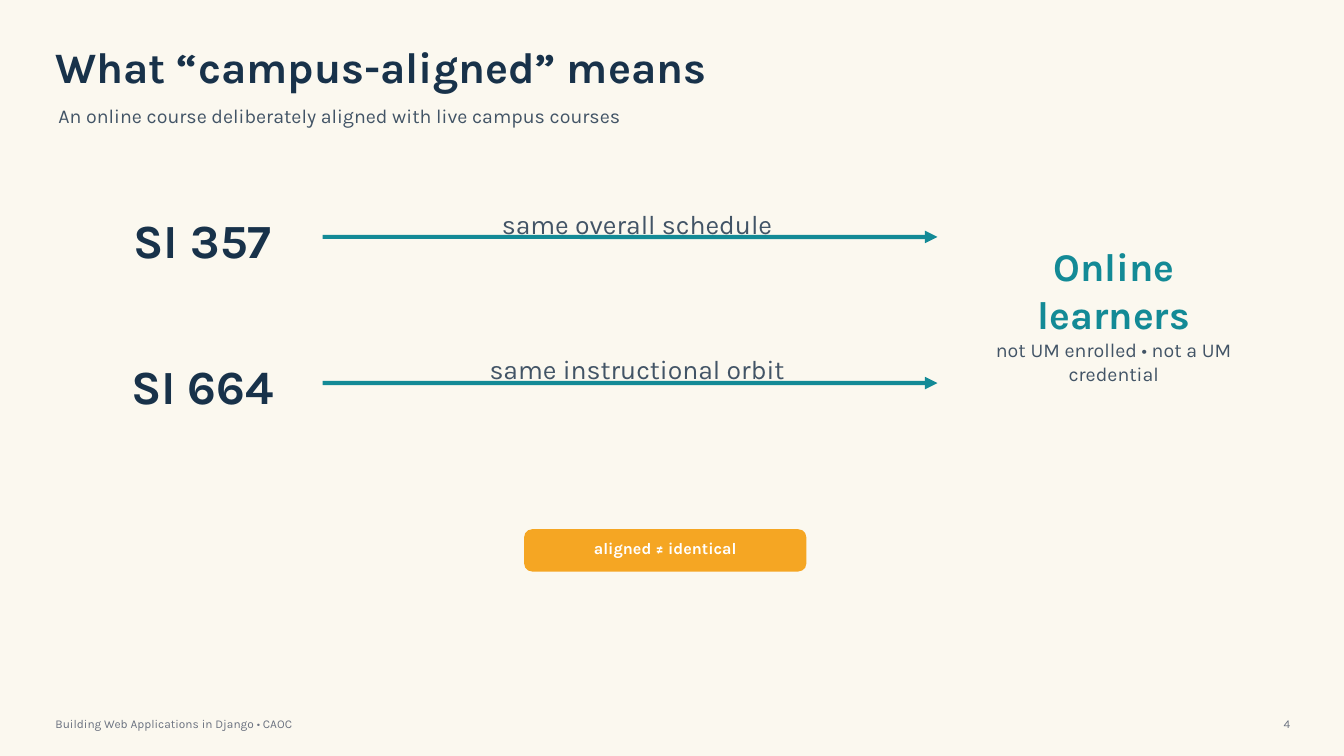
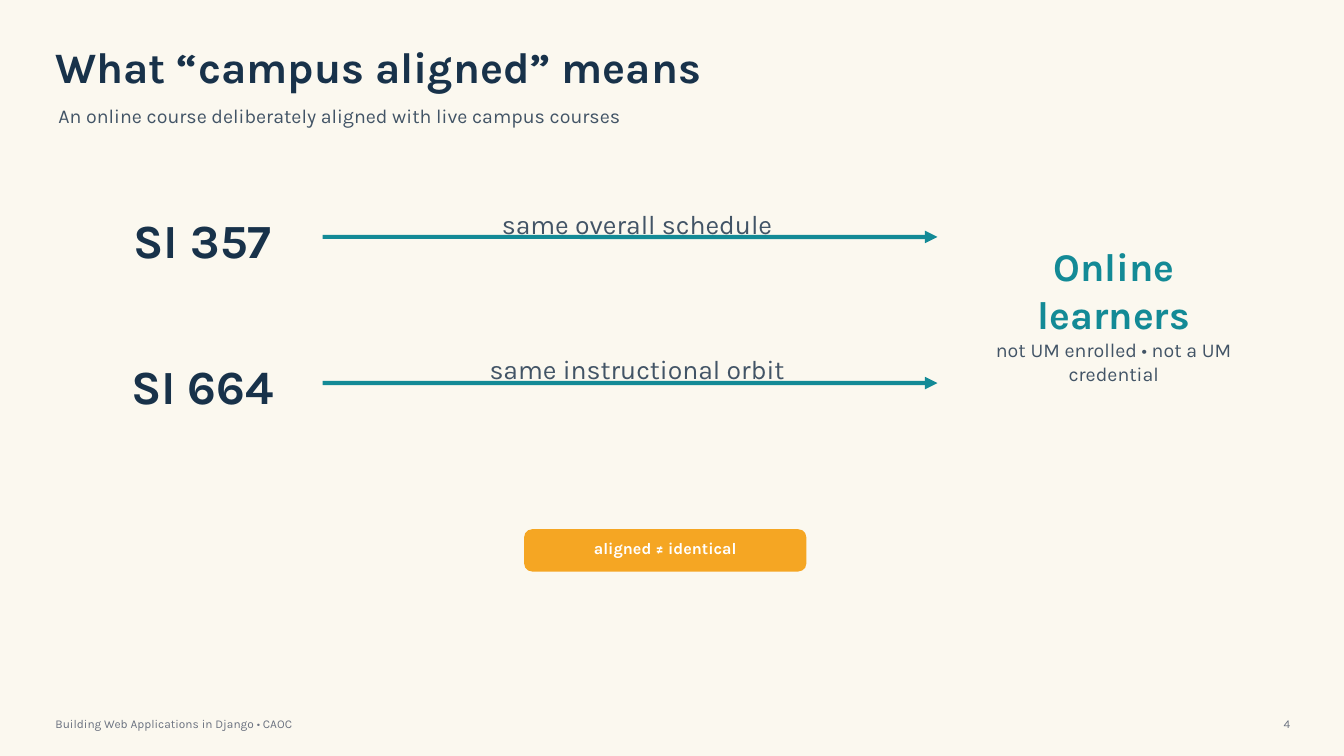
Before and after one commit to csev/dj4e, a slide deck: slide 4 of ali/Building_Web_Applications_Django_CAOC_Open_Course.pptx. Drawn at 1344x756 pixels with LibreOffice and Linux fonts; fonts in the diff are those of the drawing. Boxes give left, top, right and bottom in pixels: in the first picture for what was removed or moved away, otherwise in the second. Text is boxed around its words. In the diff, an @@ line names an element or a change of style, - is before the commit and + after.

```diff
--- a/ali/Building_Web_Applications_Django_CAOC_Open_Course.pptx
+++ b/ali/Building_Web_Applications_Django_CAOC_Open_Course.pptx
@@ text at [55,52,701,94]: text changed @@
-What “campus-aligned” means
+What “campus aligned” means
```
Also in this commit, not shown: 3 other slides changed, 1 other file.
